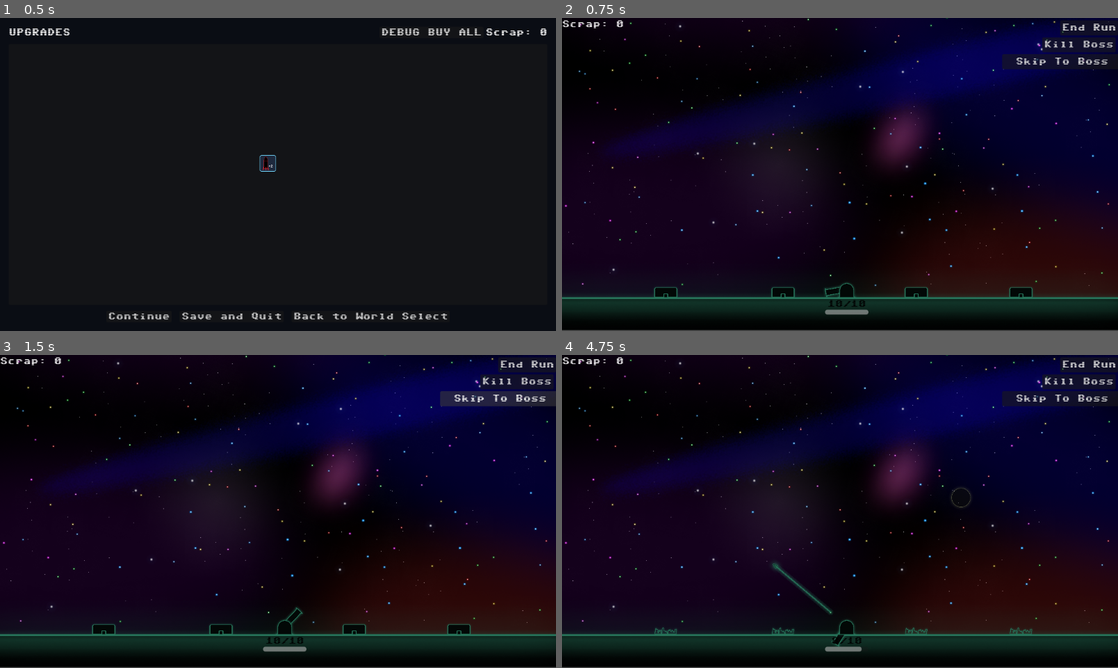
Above: before the commit, frames 1-4 (two rows, left to right).
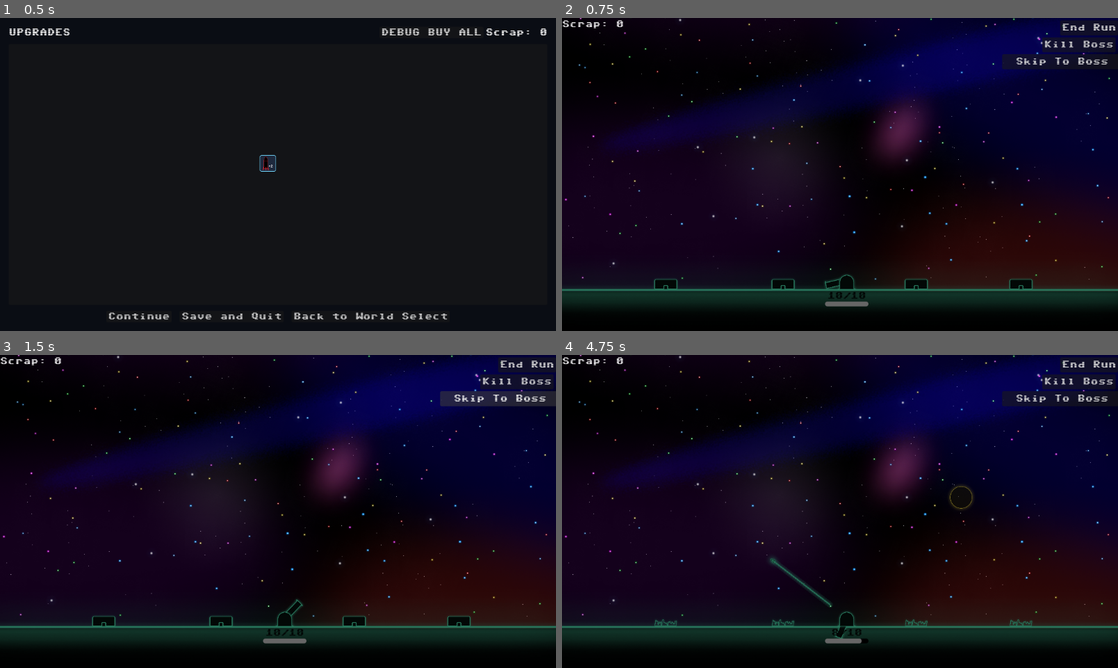
Above: after the commit, the same moments.

Repository: aceofknights/Missile-Game
Game: Godot game, scene res://Scene/UpgradeScreen.tscn
The game is run twice, just before and just after one commit, with the same random seed, the same clock (stepped at 60 frames per second) and the same inputs. This scene is started directly instead of the project's main scene. Sound files missing from this copy of the repository are replaced by a short silence.
Inputs (mouse positions are in pixels of both pictures, inside the frame that each line leads up to):
- Up to frame 1 (0.5 s): no input
- Up to frame 2 (0.75 s): click "Continue" at 0.5 s
- Up to frame 3 (1.5 s): click "Skip To Boss" at 1.25 s
- Up to frame 4 (4.75 s): click "Skip To Boss" at 2 s; click "End Run" at 2.75 s; tap Enter at 3.5 s; move the mouse to (962, 495) at 3.52 s; hold W 3.53-4.25 s; hold E 3.53-4.25 s; click (962, 495) at 3.67 s; tap Space at 3.77 s; drag from (728, 527) to (834, 642) at 4.27 s

Frame 1 is identical in both runs. In frame 2, 5.2% of the frame differs, in the area x 0-100%, y 0-100%; in frame 3, 5.2%; in frame 4, 5.3%.
Error in both runs: Invalid call. Nonexistent function 'spawn_boss' in base 'Nil'. (res://Scripts/GameManager.gd:1207)

Commit message:
ability ui improvment

Diff:
--- a/Scene/Main.tscn
+++ b/Scene/Main.tscn
@@ -78,36 +78,37 @@
 lure_scene = ExtResource("2_bwnbf")
 
 [node name="BlackSquare" type="Sprite2D" parent="."]
-position = Vector2(581, 612)
-scale = Vector2(0.615625, 0.0629629)
+position = Vector2(575, 619)
+scale = Vector2(0.620833, 0.101852)
 texture = ExtResource("2_qwm4p")
 
 [node name="SpaceBackground" type="Sprite2D" parent="."]
-position = Vector2(576, 274)
+position = Vector2(576, 261)
 scale = Vector2(0.6, 0.564815)
 texture = ExtResource("2_0otvt")
 
 [node name="Ground" type="Sprite2D" parent="."]
-position = Vector2(560.5, 580)
+position = Vector2(560.5, 563)
 scale = Vector2(1.2175, 0.839024)
 texture = ExtResource("4_sgjqg")
 
 [node name="GroundArea" type="Area2D" parent="."]
-position = Vector2(0, -32)
+position = Vector2(0, -49)
 
 [node name="GroundCol" type="CollisionShape2D" parent="GroundArea"]
+visible = false
 position = Vector2(569.5, 629.5)
 shape = SubResource("RectangleShape2D_fjo3f")
 
 [node name="Cannon" parent="." instance=ExtResource("2_oj5qe")]
-position = Vector2(590, 564)
+position = Vector2(590, 547)
 
 [node name="LeftCannon" parent="." instance=ExtResource("2_oj5qe")]
-position = Vector2(64, 564)
+position = Vector2(64, 547)
 cannon_id = "left"
 
 [node name="RightCannon" parent="." instance=ExtResource("2_oj5qe")]
-position = Vector2(1091.03, 564)
+position = Vector2(1091.03, 547)
 cannon_id = "right"
 
 [node name="Spawner" type="Node2D" parent="."]
@@ -162,6 +163,7 @@
 offset_top = 5.0
 offset_right = 208.0
 offset_bottom = 28.0
+size_flags_horizontal = 4
 text = "ResourceLabel"
 
 [node name="AbilityStatus" type="Control" parent="UI"]
@@ -170,7 +172,10 @@
 anchor_top = 1.0
 anchor_right = 1.0
 anchor_bottom = 1.0
-offset_top = -126.0
+offset_top = -89.0
+offset_bottom = -70.0
+grow_horizontal = 2
+grow_vertical = 0
 
 [node name="AbilityPanel" type="PanelContainer" parent="UI/AbilityStatus"]
 layout_mode = 1
@@ -180,9 +185,9 @@
 anchor_right = 0.5
 anchor_bottom = 0.5
 offset_left = -430.0
-offset_top = 14.0
+offset_top = 26.0
 offset_right = 430.0
-offset_bottom = 106.0
+offset_bottom = 95.0
 grow_horizontal = 2
 grow_vertical = 2
 theme_override_styles/panel = SubResource("StyleBoxFlat_ability_panel")
@@ -396,22 +401,22 @@
 text = "boss health"
 
 [node name="Building" parent="." instance=ExtResource("6_ldoyd")]
-position = Vector2(215, 568)
+position = Vector2(215, 551)
 
 [node name="Building2" parent="." instance=ExtResource("6_ldoyd")]
-position = Vector2(458, 568)
+position = Vector2(458, 551)
 
 [node name="Building3" parent="." instance=ExtResource("6_ldoyd")]
-position = Vector2(734, 568)
+position = Vector2(734, 551)
 
 [node name="Building4" parent="." instance=ExtResource("6_ldoyd")]
-position = Vector2(951, 568)
+position = Vector2(951, 551)
 
 [node name="Building5" parent="." instance=ExtResource("6_ldoyd")]
-position = Vector2(846, 568)
+position = Vector2(846, 551)
 
 [node name="Building6" parent="." instance=ExtResource("6_ldoyd")]
-position = Vector2(332.67, 568)
+position = Vector2(332.67, 551)
 
 [node name="PauseMenu" parent="." instance=ExtResource("5_u4f7x")]
 
--- a/Scene/cannon.tscn
+++ b/Scene/cannon.tscn
@@ -8,6 +8,14 @@
 
 [sub_resource type="RectangleShape2D" id="RectangleShape2D_w28l3"]
 size = Vector2(60, 77)
+
+[sub_resource type="StyleBoxFlat" id="StyleBoxFlat_s05sk"]
+bg_color = Color(0, 0, 0, 1)
+corner_radius_top_left = 5
+corner_radius_top_right = 5
+corner_radius_bottom_right = 5
+corner_radius_bottom_left = 5
+corner_detail = 20
 
 [node name="Cannon" type="Area2D"]
 script = ExtResource("1_riktf")
@@ -50,6 +58,7 @@
 offset_top = 37.0
 offset_right = 45.0
 offset_bottom = 47.0
+theme_override_styles/background = SubResource("StyleBoxFlat_s05sk")
 max_value = 1.0
 value = 1.0
 show_percentage = false
Not shown: 5 places in Scene/Main.tscn that only renumber resources
Not shown: 31 places in Scene/UpgradeScreen.tscn that only renumber resources
Not shown: 2 places in Scene/UpgradeTechNode.tscn that only renumber resources
Not shown: 1 places in Scene/cannon.tscn that only renumber resources
